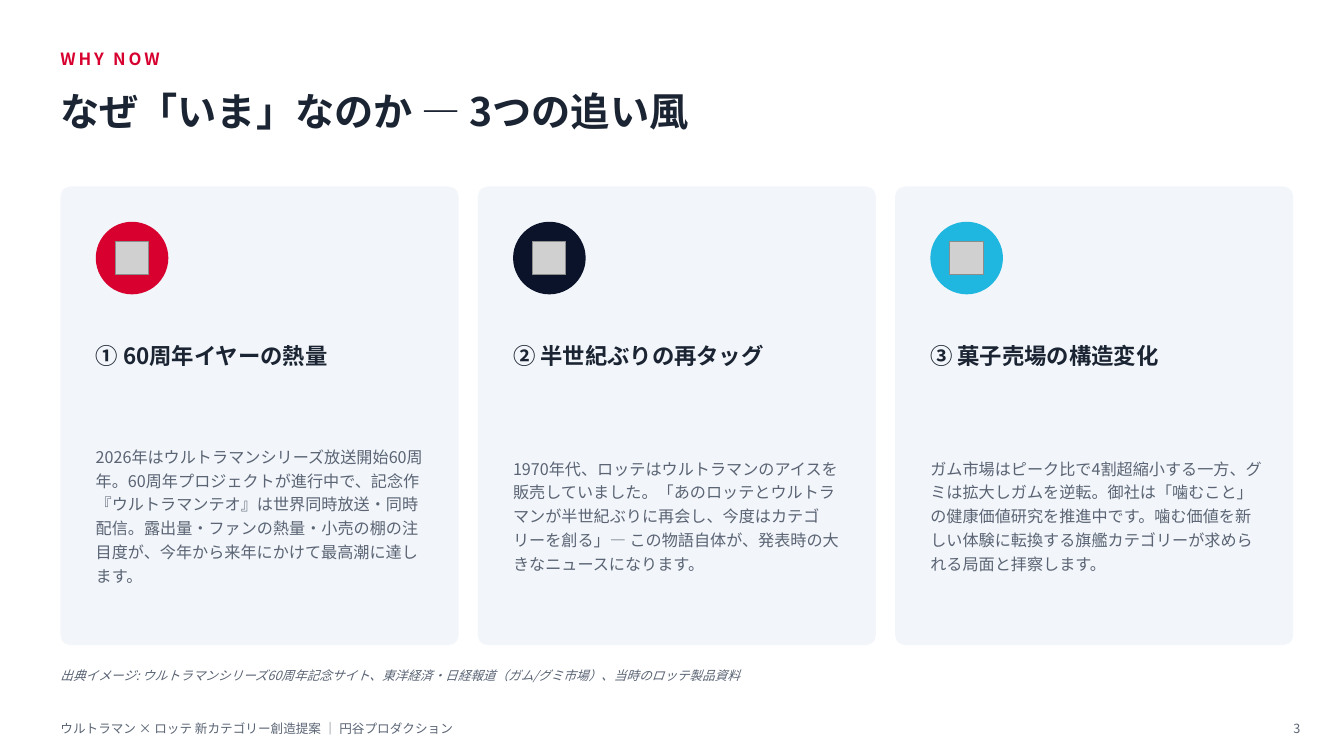
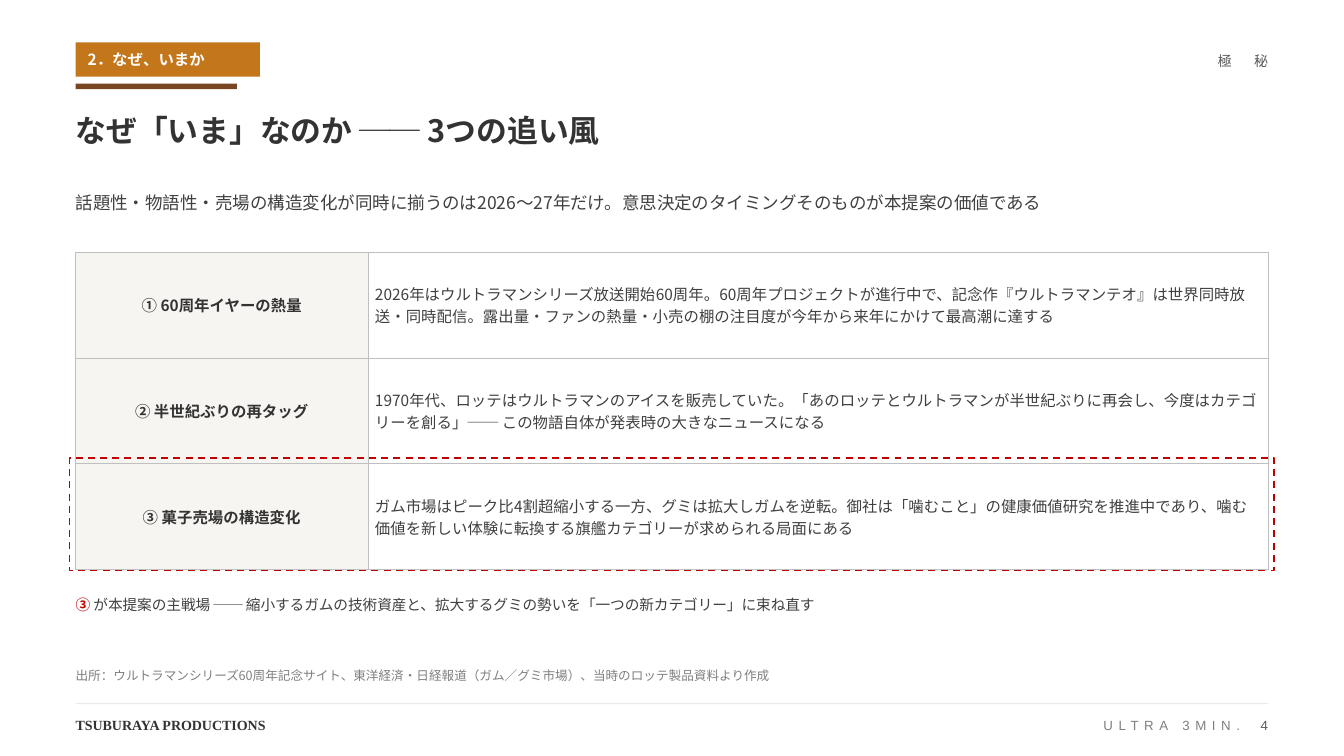
Before and after one commit to hayatoshintani-spe/kessho-lens, a slide deck: slide 4 of docs/proposals/lotte-ultraman-category-proposal.pptx (slide 3 before the commit). Drawn at 1344x756 pixels with LibreOffice and Linux fonts; fonts in the diff are those of the drawing; grey boxes stand for pictures. Boxes give left, top, right and bottom in pixels: in the first picture for what was removed or moved away, otherwise in the second. Text is boxed around its words. In the diff, an @@ line names an element or a change of style, - is before the commit and + after.

```diff
--- a/docs/proposals/lotte-ultraman-category-proposal.pptx
+++ b/docs/proposals/lotte-ultraman-category-proposal.pptx
@@ text removed at [60,52,159,65] @@
-WHY NOW
@@ rectangle added at [76,42,260,77], fill #C4761B @@
@@ text added at [88,52,205,66], 11 pt, text #FFFFFF, bold @@
+2．なぜ、いまか
@@ text added at [1218,54,1268,67], 10 pt, text #595959 @@
+極 秘
@@ rectangle added at [76,84,237,90], fill #7A4521 @@
@@ text at [76,115,600,145]: text changed; size 28 to 22 pt; text colour #1B2432 to #333333 @@
-なぜ「いま」なのか — 3つの追い風
+なぜ「いま」なのか ── 3つの追い風
@@ rounded rectangle removed at [60,187,459,645] @@
@@ text added at [76,194,1042,211], 12.5 pt, text #404040 @@
+話題性・物語性・売場の構造変化が同時に揃うのは2026〜27年だけ。意思決定のタイミングそのものが本提案の価値である
@@ rounded rectangle removed at [478,187,876,645] @@
@@ rounded rectangle removed at [895,187,1294,645] @@
@@ ellipse removed at [96,222,168,294] @@
@@ ellipse removed at [513,222,586,294] @@
@@ ellipse removed at [931,222,1003,294] @@
@@ table added at [76,252,1268,540], 3 rows, 2 columns @@
+① 60周年イヤーの熱量 | 2026年はウルトラマンシリーズ放送開始60周年。60周年プロジェクトが進行中で、記念作『ウルトラマンテオ』は世界同時放送・同時配信。露出量・ファンの熱量・小売の棚の注目度が今年から来年にかけて最高潮に達する
+② 半世紀ぶりの再タッグ | 1970年代、ロッテはウルトラマンのアイスを販売していた。「あのロッテとウルトラマンが半世紀ぶりに再会し、今度はカテゴリーを創る」── この物語自体が発表時の大きなニュースになる
+③ 菓子売場の構造変化 | ガム市場はピーク比4割超縮小する一方、グミは拡大しガムを逆転。御社は「噛むこと」の健康価値研究を推進中であり、噛む価値を新しい体験に転換する旗艦カテゴリーが求められる局面にある
@@ picture removed at [115,241,148,274] @@
@@ picture removed at [532,241,566,274] @@
@@ picture removed at [950,241,983,274] @@
@@ text removed at [96,345,327,366] @@
-① 60周年イヤーの熱量
@@ text removed at [513,345,763,366] @@
-② 半世紀ぶりの再タッグ
@@ text removed at [930,345,1159,366] @@
-③ 菓子売場の構造変化
@@ rectangle added at [70,458,1274,571], outline #C00000 1.25 pt dashed @@
@@ text removed at [96,473,420,583] @@
-2026年はウルトラマンシリーズ放送開始60周年。60周年プロジェクトが進行中で、記念作『ウルトラマンテオ』は世界同時放送・同時配信。露出量・ファンの熱量・小売の棚の注目度が、今年から来年にかけて最高潮に達します。
@@ text removed at [513,461,839,571] @@
-1970年代、ロッテはウルトラマンのアイスを販売していました。「あのロッテとウルトラマンが半世紀ぶりに再会し、今度はカテゴリーを創る」— この物語自体が、発表時の大きなニュースになります。
@@ text removed at [930,461,1261,572] @@
-ガム市場はピーク比で4割超縮小する一方、グミは拡大しガムを逆転。御社は「噛むこと」の健康価値研究を推進中です。噛む価値を新しい体験に転換する旗艦カテゴリーが求められる局面と拝察します。
@@ text added at [76,597,815,612], 10.5 pt, text #404040 @@
+③ が本提案の主戦場 ── 縮小するガムの技術資産と、拡大するグミの勢いを「一つの新カテゴリー」に束ね直す
@@ text at [76,669,770,681]: text changed; text colour #5A6474 to #808080; italic off @@
-出典イメージ: ウルトラマンシリーズ60周年記念サイト、東洋経済・日経報道（ガム/グミ市場）、当時のロッテ製品資料
+出所：ウルトラマンシリーズ60周年記念サイト、東洋経済・日経報道（ガム／グミ市場）、当時のロッテ製品資料より作成
@@ line added from (76, 704) to (1268, 704), #E9E9E9 0.75 pt @@
@@ text removed at [60,722,453,734] @@
-ウルトラマン × ロッテ 新カテゴリー創造提案 ｜ 円谷プロダクション
@@ text added at [76,720,265,730], 10 pt, text #333333, bold @@
+TSUBURAYA PRODUCTIONS
@@ text added at [1261,721,1268,730], 9.5 pt, text #808080 @@
+ULTRA 3MIN. 4
@@ text removed at [1293,723,1300,733] @@
-3
```
Also in this commit, not shown: 15 other slides changed, 1 slide added.
